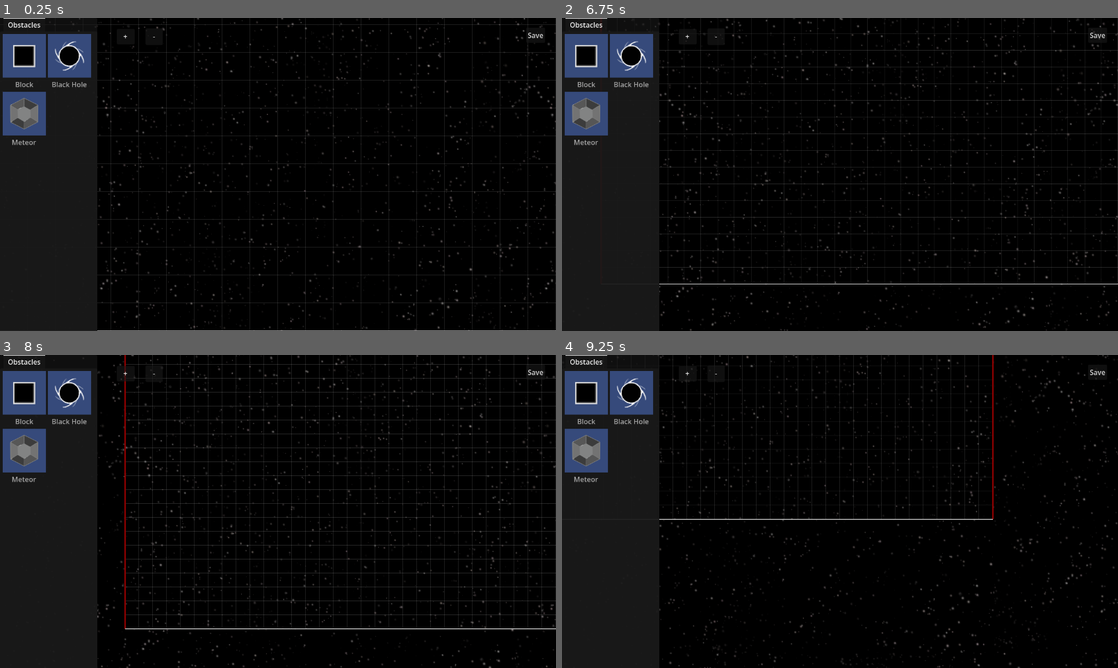
Above: before the commit, frames 1-4 (two rows, left to right).
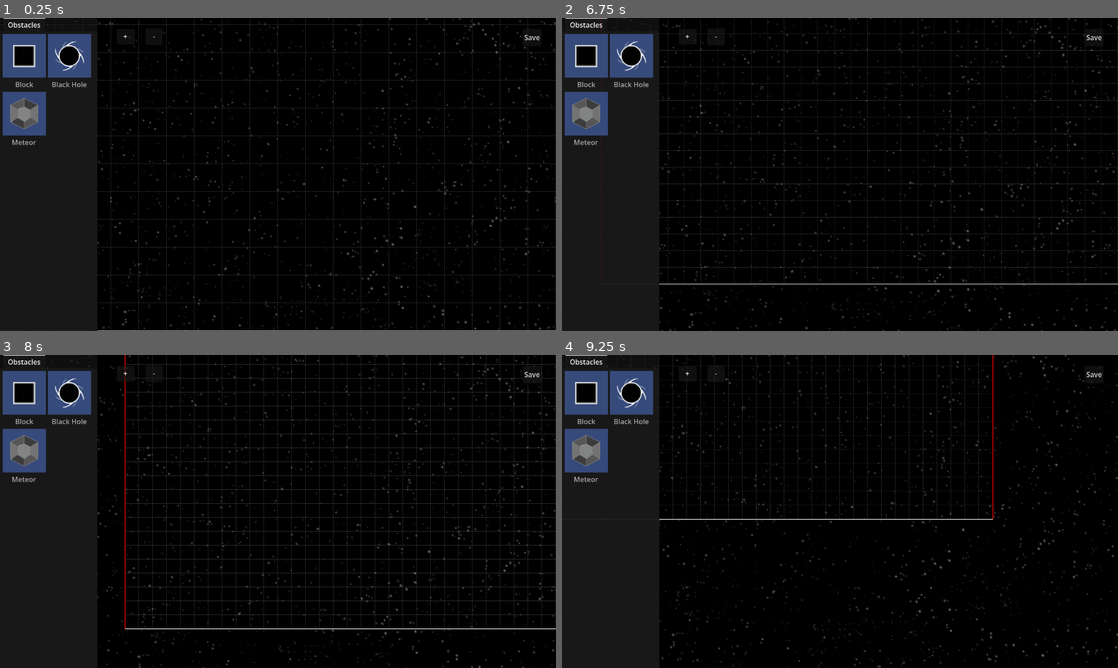
Above: after the commit, the same moments.

Repository: jzhang1890/level_editor
Game: Godot game, scene res://editor_root.tscn
Same seed, same stepped clock (60 frames per second), same inputs: the game is played once before the commit and once after it. This scene is started directly instead of the project's main scene.
Inputs (mouse positions are in pixels of both pictures, inside the frame that each line leads up to):
- Up to frame 1 (0.25 s): no input
- Up to frame 2 (6.75 s): click "Save" at 0.5 s; click "+" at 1.25 s; click "-" at 2 s; click "+" at 2.75 s; click "-" at 3.5 s; click "+" at 4.25 s; click "-" at 5 s; tap Enter at 5.75 s; move the mouse to (962, 158) at 5.77 s; tap Backspace at 5.85 s; click (962, 158) at 5.92 s; tap Space at 6.5 s; drag from (728, 190) to (812, 237) at 6.52 s
- Up to frame 3 (8 s): tap Enter at 7.25 s; move the mouse to (333, 442) at 7.27 s; tap Backspace at 7.35 s; click (333, 442) at 7.42 s
- Up to frame 4 (9.25 s): tap Space at 8 s; drag from (812, 574) to (673, 464) at 8.02 s; tap Enter at 8.75 s; move the mouse to (1006, 558) at 8.77 s; tap Backspace at 8.85 s; click (1006, 558) at 8.92 s

The runs differ from the first frame. In frame 1, 2.2% of the frame differs, in the area x 8-100%, y 0-100%; in frame 2, 2.2%; in frame 3, 2.1%; in frame 4, 2.1%.

Commit message:
add change background function

Diff:
--- a/editor_root.gd
+++ b/editor_root.gd
@@ -5,7 +5,14 @@
 
 @onready var camera: Camera2D = $Camera2D
 
-@onready var delete_button: Button = $EditorUI/DeleteButton
+# Grab the container instead of the individual button
+@onready var selection_menu: Control = $EditorUI/SelectionMenu
+
+# Grab the TextureRect node from Parallax Background setup
+@onready var bg_rect: TextureRect = $BackgroundCanvas/BackgroundLayer/Background
+
+# Default background path
+var current_bg_path: String = "res://Sprites/Backgrounds/background2.png"
 
 # Tracking for drag vs click
 var mouse_down_screen_pos: Vector2 = Vector2.ZERO
@@ -29,9 +36,9 @@
 
 func _ready() -> void:
 
-	# Hide delete button initially
-	if delete_button:
-		delete_button.visible = false
+	# Hide the entire contextual menu at the start
+	if selection_menu:
+		selection_menu.visible = false
 
 	# If the global script has a level queued up, load it immediately
 	if Global.level_to_load != "":
@@ -142,26 +149,26 @@
 
 # Change selected object
 func change_selection(new_object: CollisionObject2D) -> void:
-	# 1. Turn off the green highlight on the old object
+	# 1. Turn off the green highlight on the OLD object
 	if selected_world_object != null and is_instance_valid(selected_world_object):
 		if selected_world_object.has_method("set_highlight"):
 			selected_world_object.set_highlight(false)
 
-	# 2. Update the selected variable
+	# 2. Update our tracking variable
 	selected_world_object = new_object
 
-	# 3. Turn on the green highlight on the new object
+	# 3. Turn ON the green highlight on the NEW object, and SHOW/HIDE the UI menu
 	if selected_world_object != null:
 		if selected_world_object.has_method("set_highlight"):
 			selected_world_object.set_highlight(true)
 
-		# Show the delete button something is selected
-		if delete_button:
-			delete_button.visible = true
+		# Show the entire contextual menu because we selected something
+		if selection_menu:
+			selection_menu.visible = true
 	else:
-		# Hide the delete button because empty space clicked
-		if delete_button:
-			delete_button.visible = false
+		# Hide the entire contextual menu because we clicked empty space
+		if selection_menu:
+			selection_menu.visible = false
 
 # Placement logic
 func place_object(pos: Vector2) -> void:
@@ -212,9 +219,10 @@
 			}
 			items_array.append(item_data)
 
-	#  Wrap the array and the level name into a main Dictionary
+	# Wraps everything into a dictionary
 	var save_dict: Dictionary = {
 		"level_name": current_level_name,
+		"background": current_bg_path,
 		"items": items_array
 	}
 
@@ -250,6 +258,11 @@
 			if level_data.has("level_name"):
 				current_level_name = level_data["level_name"]
 				print("Loading level: ", current_level_name)
+
+			# Load and apply the background
+			if level_data.has("background"):
+				current_bg_path = level_data["background"]
+				var loaded_texture = load(current_bg_path)
 
 			# Loop through the items array tucked inside the dictionary
 			for item in level_data["items"]:
@@ -258,3 +271,10 @@
 					var new_object = resource.instantiate()
 					new_object.global_position = Vector2(item["x"], item["y"])
 					room_canvas.add_child(new_object)
+
+# Call this from UI when the user picks a new background
+func change_background(new_path: String) -> void:
+	var new_texture = load(new_path)
+	if new_texture:
+		bg_rect.texture = new_texture
+		current_bg_path = new_path # Update the variable so it saves correctly later
--- a/editor_root.tscn
+++ b/editor_root.tscn
@@ -19,11 +19,11 @@
 [node name="BackgroundCanvas" type="ParallaxBackground" parent="." unique_id=190032692]
 scroll_ignore_camera_zoom = true
 
-[node name="ParallaxLayer" type="ParallaxLayer" parent="BackgroundCanvas" unique_id=1441609306]
-motion_scale = Vector2(0.3, 0.3)
+[node name="BackgroundLayer" type="ParallaxLayer" parent="BackgroundCanvas" unique_id=1441609306]
+motion_scale = Vector2(0.1, 0.1)
 motion_mirroring = Vector2(1024, 1024)
 
-[node name="Background" type="TextureRect" parent="BackgroundCanvas/ParallaxLayer" unique_id=1699632227]
+[node name="Background" type="TextureRect" parent="BackgroundCanvas/BackgroundLayer" unique_id=1699632227]
 z_index = -10
 offset_left = -2173.0
 offset_top = -1482.0
@@ -74,22 +74,25 @@
 text = "-"
 
 [node name="SaveButton" type="Button" parent="EditorUI" unique_id=1743275501]
-offset_left = 1211.0
-offset_top = 22.0
-offset_right = 1252.0
-offset_bottom = 57.0
+offset_left = 1203.0
+offset_top = 25.0
+offset_right = 1247.0
+offset_bottom = 65.0
 text = "Save
 "
 
-[node name="DeleteButton" type="Button" parent="EditorUI" unique_id=982780030]
-offset_left = 1073.0
-offset_top = 25.0
-offset_right = 1132.0
-offset_bottom = 56.0
+[node name="SelectionMenu" type="HBoxContainer" parent="EditorUI" unique_id=1799396351]
+offset_left = 947.0
+offset_top = 26.0
+offset_right = 1170.0
+offset_bottom = 67.0
+
+[node name="DeleteButton" type="Button" parent="EditorUI/SelectionMenu" unique_id=982780030]
+layout_mode = 2
 text = "Delete"
 
 [connection signal="item_selected" from="EditorUI/ObjectBrowser/Tabs/Obstacles" to="EditorUI" method="_on_obstacles_item_selected"]
 [connection signal="pressed" from="EditorUI/ZoomInbutton" to="." method="_on_zoom_in_button_pressed"]
 [connection signal="pressed" from="EditorUI/ZoomOutButton" to="." method="_on_zoom_out_button_pressed"]
 [connection signal="pressed" from="EditorUI/SaveButton" to="." method="_on_save_button_pressed"]
-[connection signal="pressed" from="EditorUI/DeleteButton" to="." method="_on_delete_button_pressed"]
+[connection signal="pressed" from="EditorUI/SelectionMenu/DeleteButton" to="." method="_on_delete_button_pressed"]
